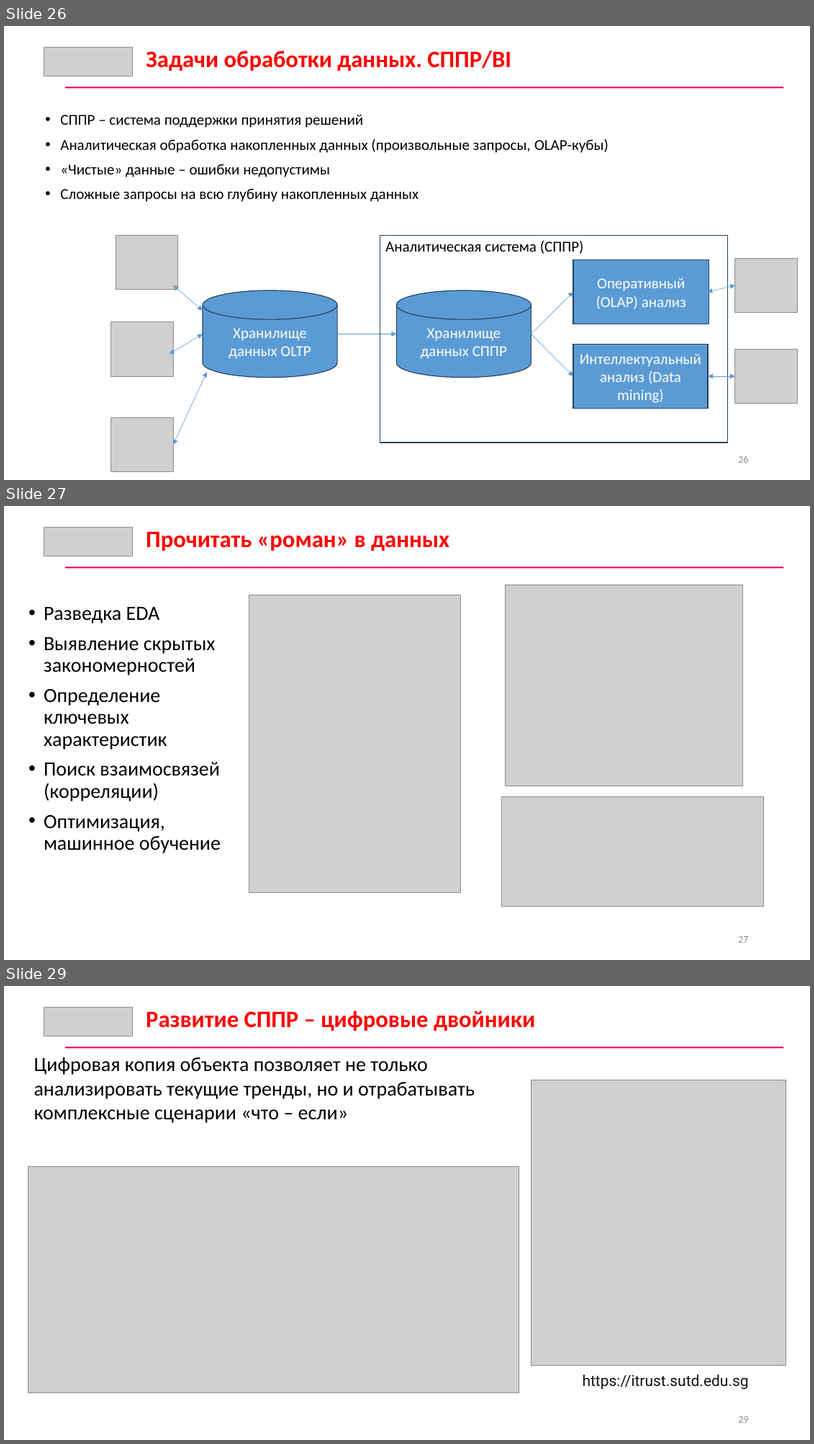
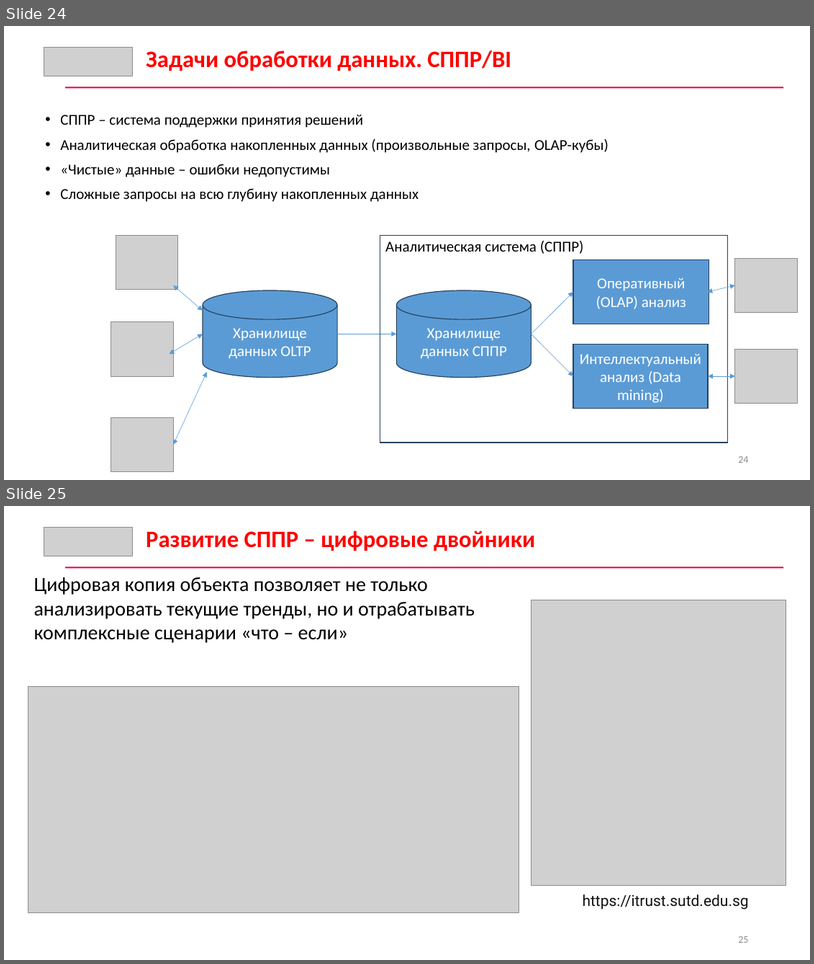
Before and after one commit to nick1982ad/CS_Data_analysis, a slide deck: Лекции/01. Введение. Основы аналитики данных.pptx. Shown one above the other, each under a label of ours: slides 26, 27 and 29 before the commit, slides 24 and 25 after it; the slides between them are not shown. The pictures are 814x1444 and 814x964 pixels, drawn with LibreOffice and Linux fonts; fonts in the diff are those of the drawing; grey boxes stand for pictures. Boxes give left, top, right and bottom in pixels: in the first picture for what was removed or moved away, otherwise in the second. Text is boxed around its words. In the diff, an @@ line names an element or a change of style, - is before the commit and + after.

```diff
--- a/Лекции/01. Введение. Основы аналитики данных.pptx
+++ b/Лекции/01. Введение. Основы аналитики данных.pptx
@@ slide 27 removed at [4, 506, 810, 960], background #FFFFFF @@
@@ picture removed at [44, 527, 133, 556] @@
@@ text removed at [146, 531, 450, 551] @@
-Прочитать «роман» в данных
@@ rectangle removed at [65, 567, 784, 569] @@
@@ picture removed at [506, 584, 743, 785] @@
@@ text removed at [44, 607, 221, 853] @@
-• Разведка EDA
-• Выявление скрытых закономерностей
-• Определение ключевых характеристик
-• Поиск взаимосвязей (корреляции)
-• Оптимизация, машинное обучение
@@ picture removed at [249, 595, 460, 892] @@
@@ picture removed at [502, 796, 764, 906] @@
@@ page number removed at [738, 936, 748, 942] @@
-27
@@ what was slide 26 is now slide 24 @@
@@ page number at [738, 456, 748, 462]: text changed @@
-26
+24
@@ what was slide 29 is now slide 25 @@
```
Also in this commit, not shown: 1 slide changed, 3 other slides removed.
